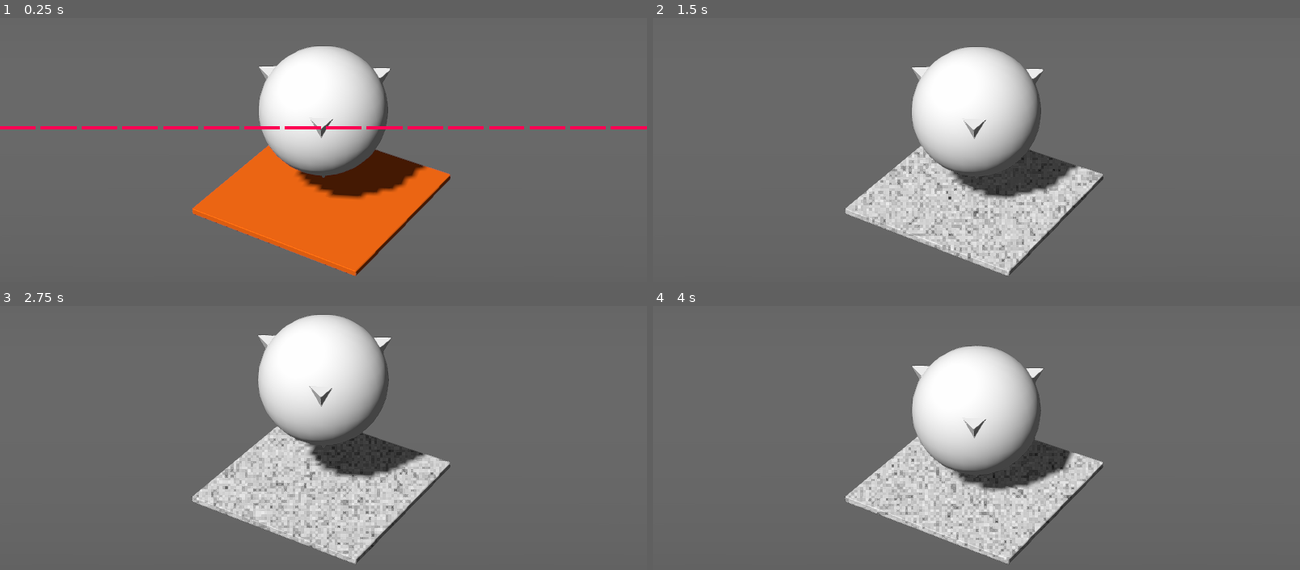
Above: before the commit, frames 1-4 (two rows, left to right).
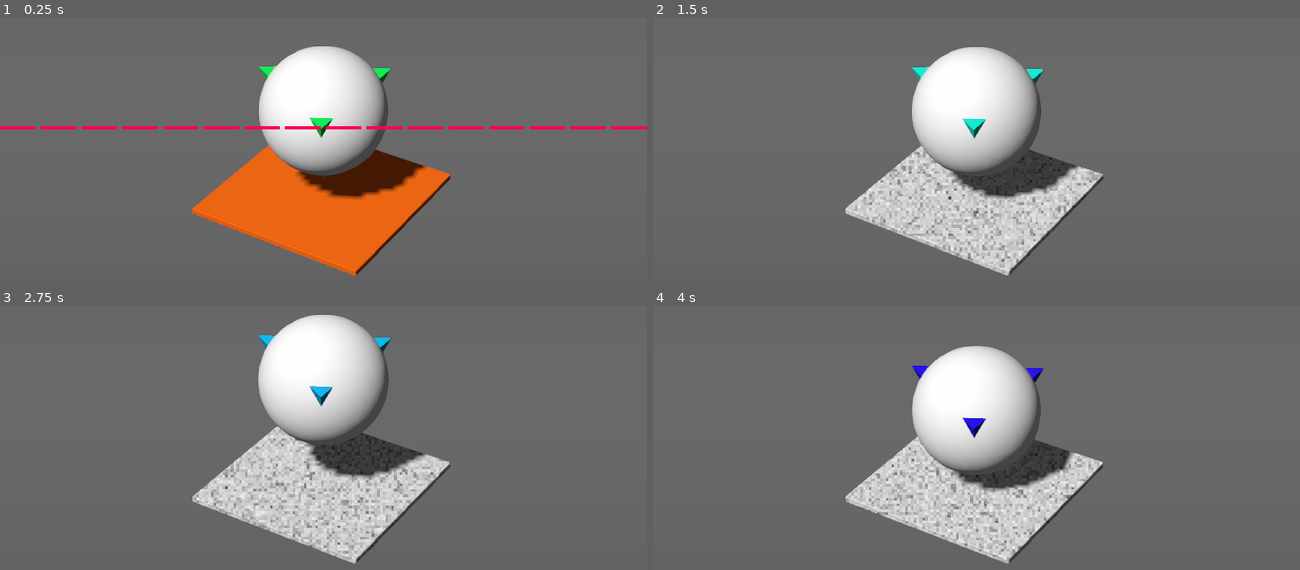
Above: after the commit, the same moments.

Repository: hellocld/vj-hogr-vgmcon-2022
Game: Godot game, scene res://Scenes/MiniSculptures/MiniSculptures.tscn
Same seed, same stepped clock (60 frames per second), same inputs: the game is played once before the commit and once after it. The project has no main scene, so this scene is started directly.
Inputs:
- Up to frame 1 (0.25 s): no input
- Up to frame 2 (1.5 s): tap Space (util_autothreshset) at 0.6, 1.35 s
- Up to frame 3 (2.75 s): tap Space (util_autothreshset) at 2.1 s
- Up to frame 4 (4 s): tap Space (util_autothreshset) at 2.85, 3.6 s

The runs differ from the first frame. In frame 1, 0.3% of the frame differs, in the area x 39-61%, y 18-61%; in frame 2, 0.3%; in frame 3, 0.3%, in the area x 39-61%, y 10-54%; in frame 4, 0.3%.

Commit message:
More tweaks

Diff:
--- a/Scenes/MiniSculptures/MiniSculptures.tscn
+++ b/Scenes/MiniSculptures/MiniSculptures.tscn
@@ -14,6 +14,94 @@
 albedo_color = Color( 0.415686, 0.415686, 0.415686, 1 )
 metallic_specular = 0.0
 roughness = 0.6
+
+[sub_resource type="VisualShaderNodeInput" id=9]
+input_name = "time"
+
+[sub_resource type="VisualShaderNodeVectorFunc" id=10]
+function = 5
+
+[sub_resource type="VisualShaderNodeScalarFunc" id=11]
+function = 0
+
+[sub_resource type="VisualShaderNodeVectorCompose" id=12]
+default_input_values = [ 0, 0.0, 1, 1.0, 2, 1.0 ]
+
+[sub_resource type="VisualShaderNodeScalarOp" id=13]
+default_input_values = [ 0, 0.0, 1, 0.1 ]
+operator = 2
+
+[sub_resource type="VisualShaderNodeScalarOp" id=14]
+default_input_values = [ 0, 0.0, 1, 0.33333 ]
+
+[sub_resource type="VisualShader" id=15]
+code = "shader_type spatial;
+render_mode specular_schlick_ggx;
+
+
+
+
+void vertex() {
+// Output:0
+
+}
+
+void fragment() {
+// Input:2
+	float n_out2p0 = TIME;
+
+// ScalarOp:6
+	float n_in6p1 = 0.10000;
+	float n_out6p0 = n_out2p0 * n_in6p1;
+
+// ScalarOp:7
+	float n_in7p1 = 0.33333;
+	float n_out7p0 = n_out6p0 + n_in7p1;
+
+// ScalarFunc:4
+	float n_out4p0 = sin(n_out7p0);
+
+// VectorCompose:5
+	float n_in5p1 = 1.00000;
+	float n_in5p2 = 1.00000;
+	vec3 n_out5p0 = vec3(n_out4p0, n_in5p1, n_in5p2);
+
+// VectorFunc:3
+	vec3 n_out3p0;
+	{
+		vec3 c = n_out5p0;
+		vec4 K = vec4(1.0, 2.0 / 3.0, 1.0 / 3.0, 3.0);
+		vec3 p = abs(fract(c.xxx + K.xyz) * 6.0 - K.www);
+		n_out3p0 = c.z * mix(K.xxx, clamp(p - K.xxx, 0.0, 1.0), c.y);
+	}
+
+// Output:0
+	ALBEDO = n_out3p0;
+
+}
+
+void light() {
+// Output:0
+
+}
+"
+graph_offset = Vector2( -1302, 123 )
+nodes/fragment/2/node = SubResource( 9 )
+nodes/fragment/2/position = Vector2( -920, 240 )
+nodes/fragment/3/node = SubResource( 10 )
+nodes/fragment/3/position = Vector2( 40, 200 )
+nodes/fragment/4/node = SubResource( 11 )
+nodes/fragment/4/position = Vector2( -340, 200 )
+nodes/fragment/5/node = SubResource( 12 )
+nodes/fragment/5/position = Vector2( -160, 200 )
+nodes/fragment/6/node = SubResource( 13 )
+nodes/fragment/6/position = Vector2( -740, 220 )
+nodes/fragment/7/node = SubResource( 14 )
+nodes/fragment/7/position = Vector2( -580, 200 )
+nodes/fragment/connections = PoolIntArray( 4, 0, 5, 0, 5, 0, 3, 0, 3, 0, 0, 0, 2, 0, 6, 0, 6, 0, 7, 0, 7, 0, 4, 0 )
+
+[sub_resource type="ShaderMaterial" id=16]
+shader = SubResource( 15 )
 
 [sub_resource type="ShaderMaterial" id=7]
 shader = ExtResource( 3 )
@@ -49,6 +137,9 @@
 [node name="Orb" parent="VectormanItem" index="0"]
 transform = Transform( 0.866025, 0, 0.5, 0, 1, 0, -0.5, 0, 0.866025, 0, 1.6, 0 )
 
+[node name="Spikes" parent="VectormanItem/Orb" index="0"]
+material/0 = SubResource( 16 )
+
 [node name="Base" parent="VectormanItem" index="1"]
 material/0 = SubResource( 7 )
 
Not shown: 1 places in Scenes/MiniSculptures/MiniSculptures.tscn that only renumber resources
